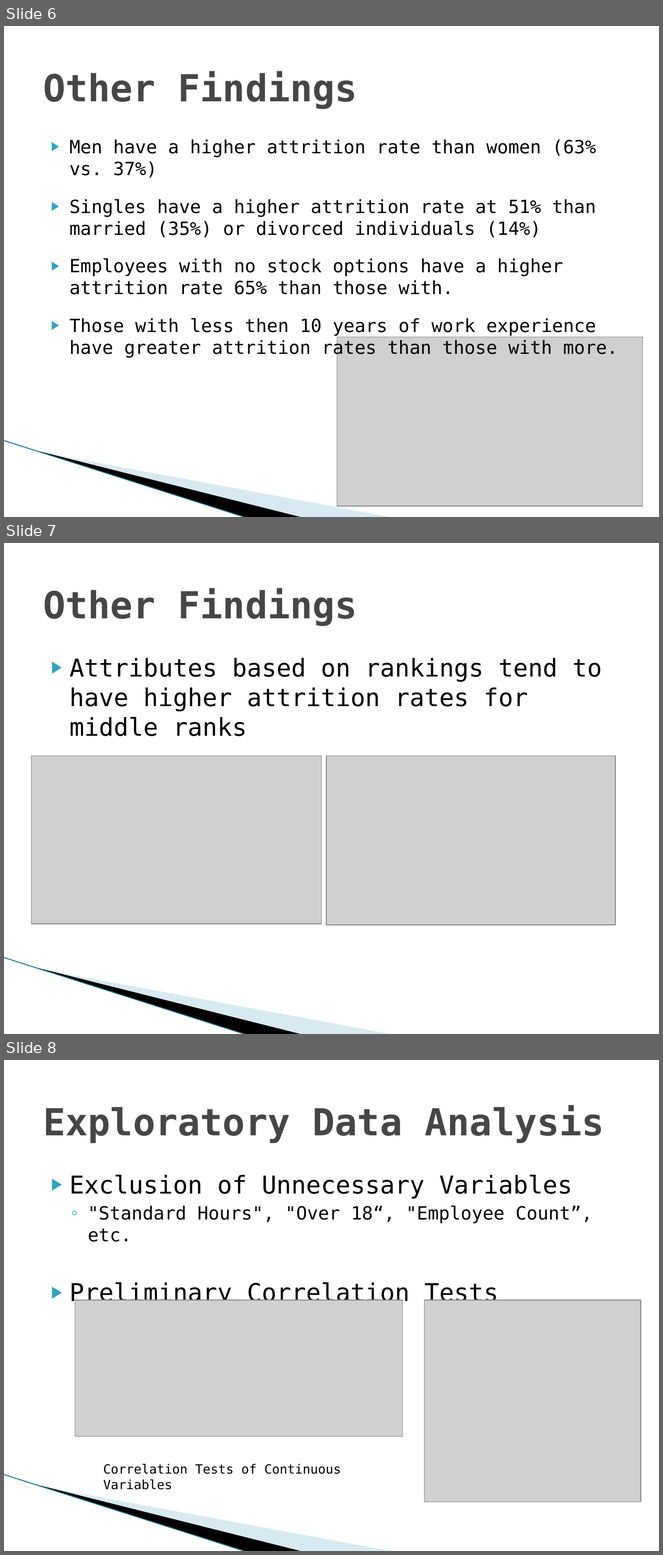
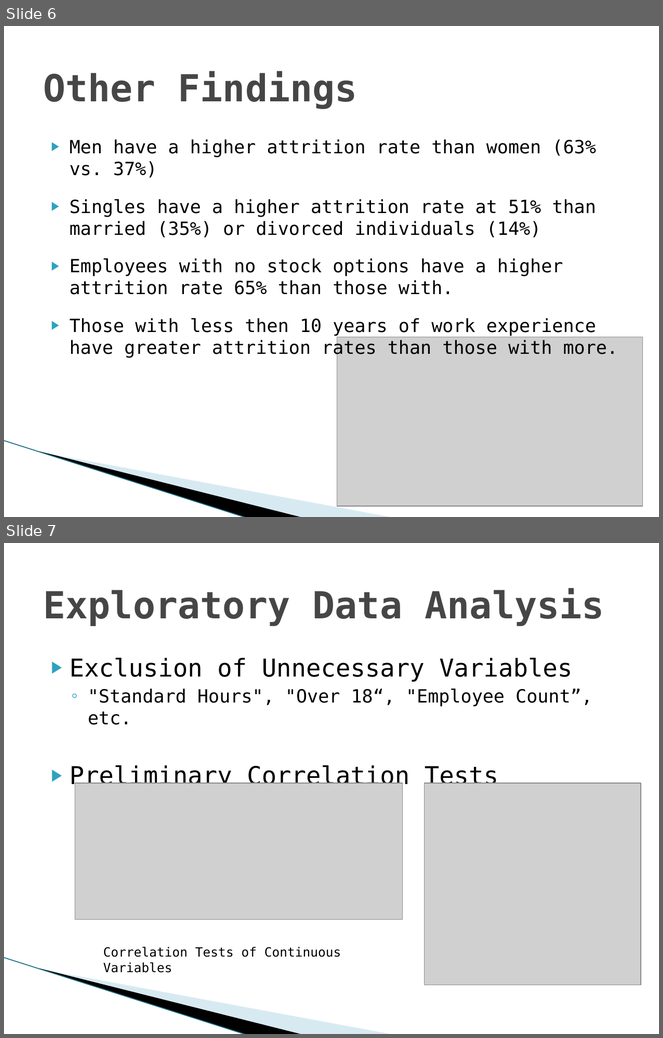
Before and after one commit to DataTex1/CaseStudy2, a slide deck: DDS Attrition Analysis.pptx. Shown one above the other, each under a label of ours: slides 6, 7 and 8 before the commit, slides 6 and 7 after it. The pictures are 663x1555 and 663x1038 pixels, drawn with LibreOffice and Linux fonts; fonts in the diff are those of the drawing; grey boxes stand for pictures; background and template pictures are left out. Boxes give left, top, right and bottom in pixels: in the first picture for what was removed or moved away, otherwise in the second. Text is boxed around its words. In the diff, an @@ line names an element or a change of style, - is before the commit and + after.

```diff
--- a/DDS Attrition Analysis.pptx
+++ b/DDS Attrition Analysis.pptx
@@ slide 7 removed at (4,543,659,1034), background #FFFFFF; not listed: 3 template elements that a slide beside it also shows @@
@@ title removed at (43,588,357,626) @@
-Other Findings
@@ text removed at (70,658,602,736) @@
-▶ Attributes based on rankings tend to have higher attrition rates for middle ranks
@@ picture removed at (32,756,322,924) @@
@@ picture removed at (326,756,616,925) @@
@@ what was slide 8 is now slide 7 @@
```
Also in this commit, not shown: 2 slides changed.
